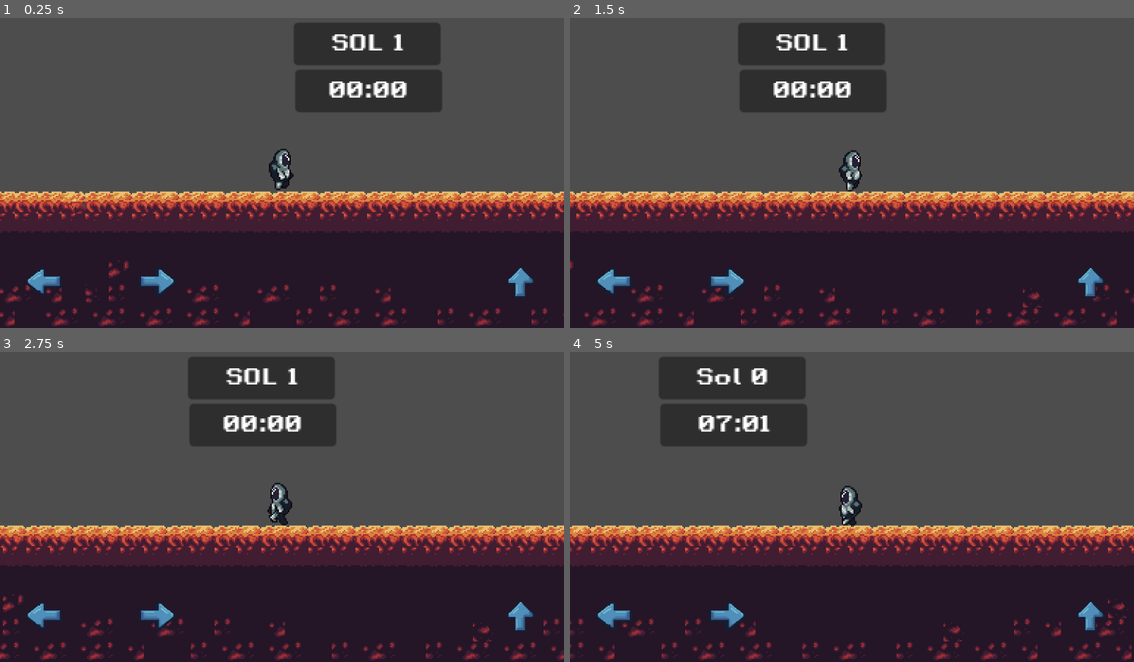
Above: before the commit, frames 1-4 (two rows, left to right).
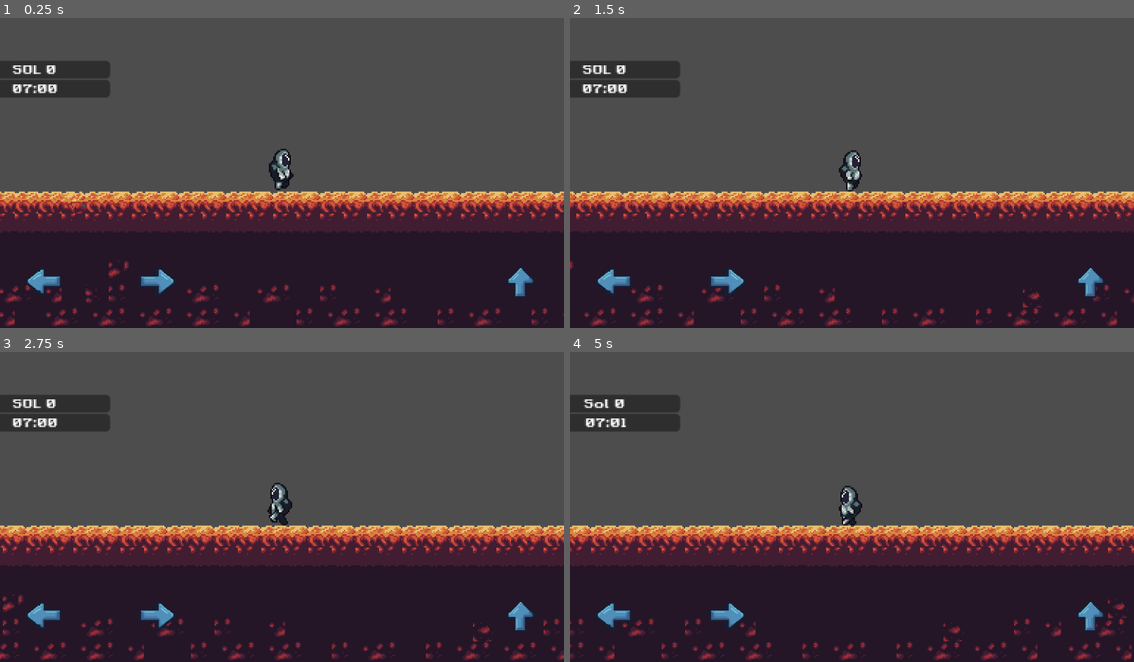
Above: after the commit, the same moments.

Repository: Pacsss/SANSINUKOB
Game: Godot game, scene res://scenes/screen.tscn
Two runs of this game, one before a commit and one after it. Both use one fixed random seed, a clock stepped at 60 frames per second and the inputs below.
Inputs:
- Up to frame 1 (0.25 s): no input
- Up to frame 2 (1.5 s): hold D (right) from 0.53 s (still down); tap Space (jump) at 0.77 s
- Up to frame 3 (2.75 s): tap Space (jump) at 1.52 s; release D (right) at 2.03 s; hold A (left) from 2.03 s (still down)
- Up to frame 4 (5 s): release A (left) at 2.78 s; hold D (right) 2.78-4.28 s; tap Space (jump) at 3.02, 3.77, 4.52 s; hold A (left) from 4.28 s (still down)

The runs differ from the first frame. In frame 1, 8.8% of the frame differs, in the area x 0-79%, y 1-31%; in frame 2, 8.8%, in the area x 0-57%, y 1-31%; in frame 3, 8.8%; in frame 4, 8.1%.

Commit message:
time and sol moves along with the camera

Diff:
--- a/scenes/days.tscn
+++ b/scenes/days.tscn
@@ -14,6 +14,8 @@
 anchors_preset = 15
 anchor_right = 1.0
 anchor_bottom = 1.0
+offset_left = -9.0
+offset_right = -9.0
 grow_horizontal = 2
 grow_vertical = 2
 theme = SubResource("Theme_e5h04")
@@ -22,44 +24,50 @@
 
 [node name="DayPanel" type="Panel" parent="."]
 layout_mode = 0
-offset_right = 100.0
-offset_bottom = 29.0
+offset_left = 10.0
+offset_top = 2.0
+offset_right = 110.0
+offset_bottom = 14.0
 theme = SubResource("Theme_qbtf5")
 theme_type_variation = &"timerPanel"
 
 [node name="MarginContainer" type="MarginContainer" parent="DayPanel"]
 layout_mode = 0
-offset_right = 100.0
-offset_bottom = 28.0
+offset_left = -1.0
+offset_right = 97.0
+offset_bottom = 12.0
 theme = SubResource("Theme_yvojy")
 theme_type_variation = &"timerPanel"
 
 [node name="SolLabel" type="Label" parent="DayPanel/MarginContainer"]
 layout_mode = 2
 theme_override_fonts/font = ExtResource("1_qbtf5")
-text = "SOL 1"
+theme_override_font_sizes/font_size = 9
+text = "SOL 0"
 horizontal_alignment = 1
 vertical_alignment = 1
 
 [node name="TimePanel" type="Panel" parent="."]
 layout_mode = 0
-offset_left = 1.0
-offset_top = 32.0
-offset_right = 101.0
-offset_bottom = 61.0
+offset_left = 10.0
+offset_top = 15.0
+offset_right = 110.0
+offset_bottom = 27.0
 theme = SubResource("Theme_qbtf5")
 theme_type_variation = &"timerPanel"
 
 [node name="MarginContainer" type="MarginContainer" parent="TimePanel"]
 layout_mode = 0
-offset_right = 100.0
-offset_bottom = 28.0
+offset_left = -1.0
+offset_right = 99.0
+offset_bottom = 12.0
 theme = SubResource("Theme_yvojy")
 theme_type_variation = &"timerPanel"
 
 [node name="TimeLabel" type="Label" parent="TimePanel/MarginContainer"]
 layout_mode = 2
 theme_override_fonts/font = ExtResource("1_qbtf5")
-text = "00:00"
+theme_override_font_sizes/font_size = 9
+text = "07:00"
 horizontal_alignment = 1
 vertical_alignment = 1
--- /dev/null
+++ b/scenes/rover.tscn
@@ -0,0 +1,41 @@
+[gd_scene load_steps=6 format=3 uid="uid://0w7lbu4tp1q"]
+
+[ext_resource type="Texture2D" uid="uid://da7wqxsk2inus" path="res://assets/sprites/rover.png" id="1_phlv3"]
+
+[sub_resource type="AtlasTexture" id="AtlasTexture_pvwuo"]
+atlas = ExtResource("1_phlv3")
+region = Rect2(0, 0, 32, 32)
+
+[sub_resource type="AtlasTexture" id="AtlasTexture_v6l62"]
+atlas = ExtResource("1_phlv3")
+region = Rect2(32, 0, 32, 32)
+
+[sub_resource type="AtlasTexture" id="AtlasTexture_m8v07"]
+atlas = ExtResource("1_phlv3")
+region = Rect2(64, 0, 32, 32)
+
+[sub_resource type="SpriteFrames" id="SpriteFrames_sls21"]
+animations = [{
+"frames": [{
+"duration": 1.0,
+"texture": SubResource("AtlasTexture_pvwuo")
+}, {
+"duration": 1.0,
+"texture": SubResource("AtlasTexture_v6l62")
+}, {
+"duration": 1.0,
+"texture": SubResource("AtlasTexture_m8v07")
+}],
+"loop": true,
+"name": &"moving",
+"speed": 10.0
+}]
+
+[node name="CharacterBody2D" type="CharacterBody2D"]
+
+[node name="AnimatedSprite2D" type="AnimatedSprite2D" parent="."]
+position = Vector2(589, 299)
+scale = Vector2(2.15625, 2)
+sprite_frames = SubResource("SpriteFrames_sls21")
+animation = &"moving"
+frame_progress = 0.6220913
--- a/scenes/screen.tscn
+++ b/scenes/screen.tscn
@@ -102,6 +102,12 @@
 [node name="CharacterBody2D" parent="." instance=ExtResource("2_48lv4")]
 position = Vector2(81, -30)
 
+[node name="Timer" parent="CharacterBody2D" instance=ExtResource("4_fpjo6")]
+offset_left = -227.0
+offset_top = -76.0
+offset_right = -227.0
+offset_bottom = -76.0
+
 [node name="Camera2D" type="Camera2D" parent="CharacterBody2D"]
 zoom = Vector2(3, 3)
 
@@ -113,9 +119,3 @@
 metadata/_edit_use_anchors_ = true
 
 [node name="TouchControl" parent="UI" instance=ExtResource("3_iqluw")]
-
-[node name="Timer" parent="." instance=ExtResource("4_fpjo6")]
-offset_left = 89.0
-offset_top = -132.0
-offset_right = 89.0
-offset_bottom = -132.0
--- a/scripts/systems/GameTimer.gd
+++ b/scripts/systems/GameTimer.gd
@@ -8,8 +8,9 @@
 
 var initial_sol: int = 0
 var initial_hour: int = 7
-var initial_minute: int = 0  # Fixed: Was 00, but int literals don't need leading zero
+var initial_minute: int = 0
 var time: float = 0.0
+
 var current_minute: int = -1
 var current_sol: int = 0
 
